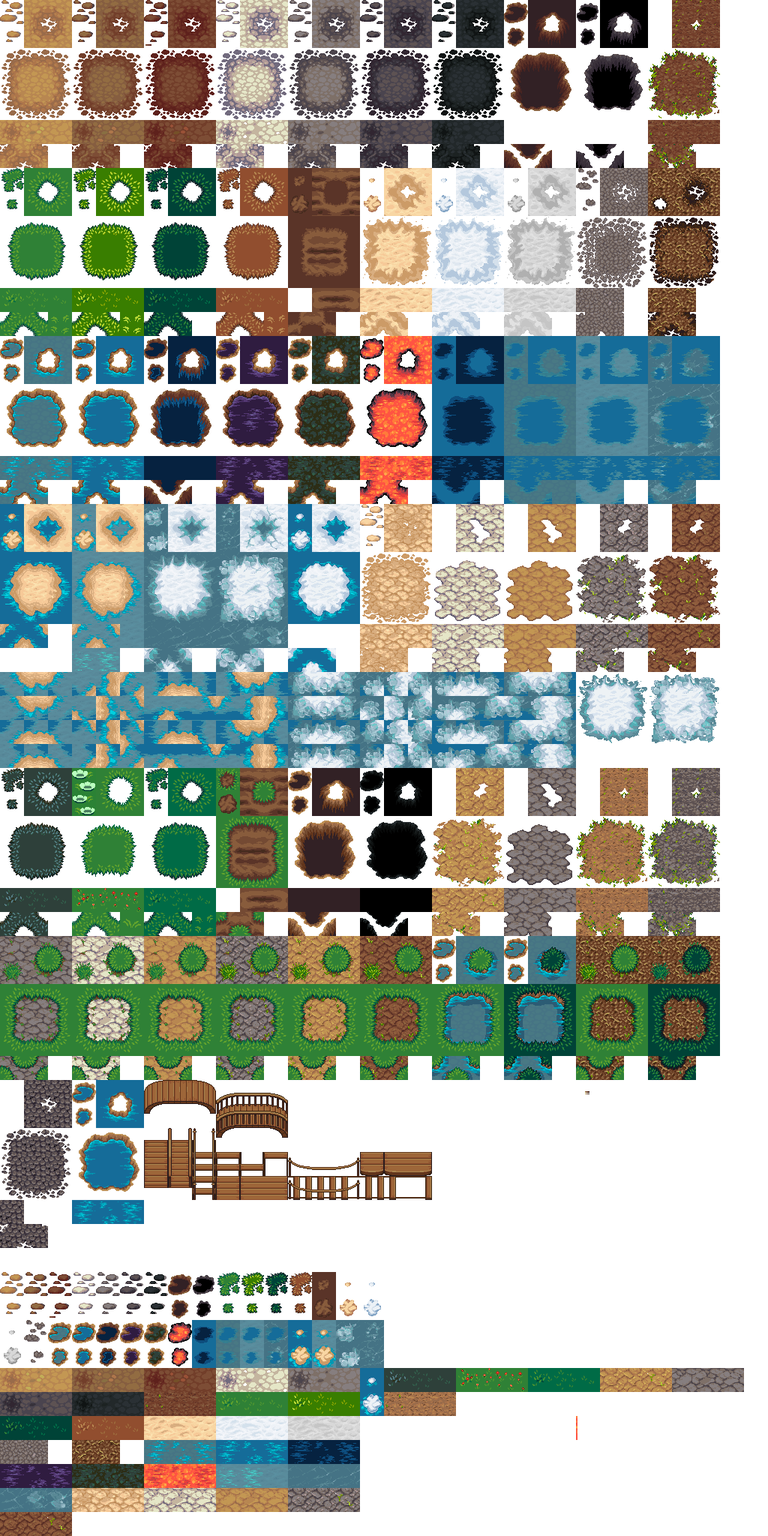
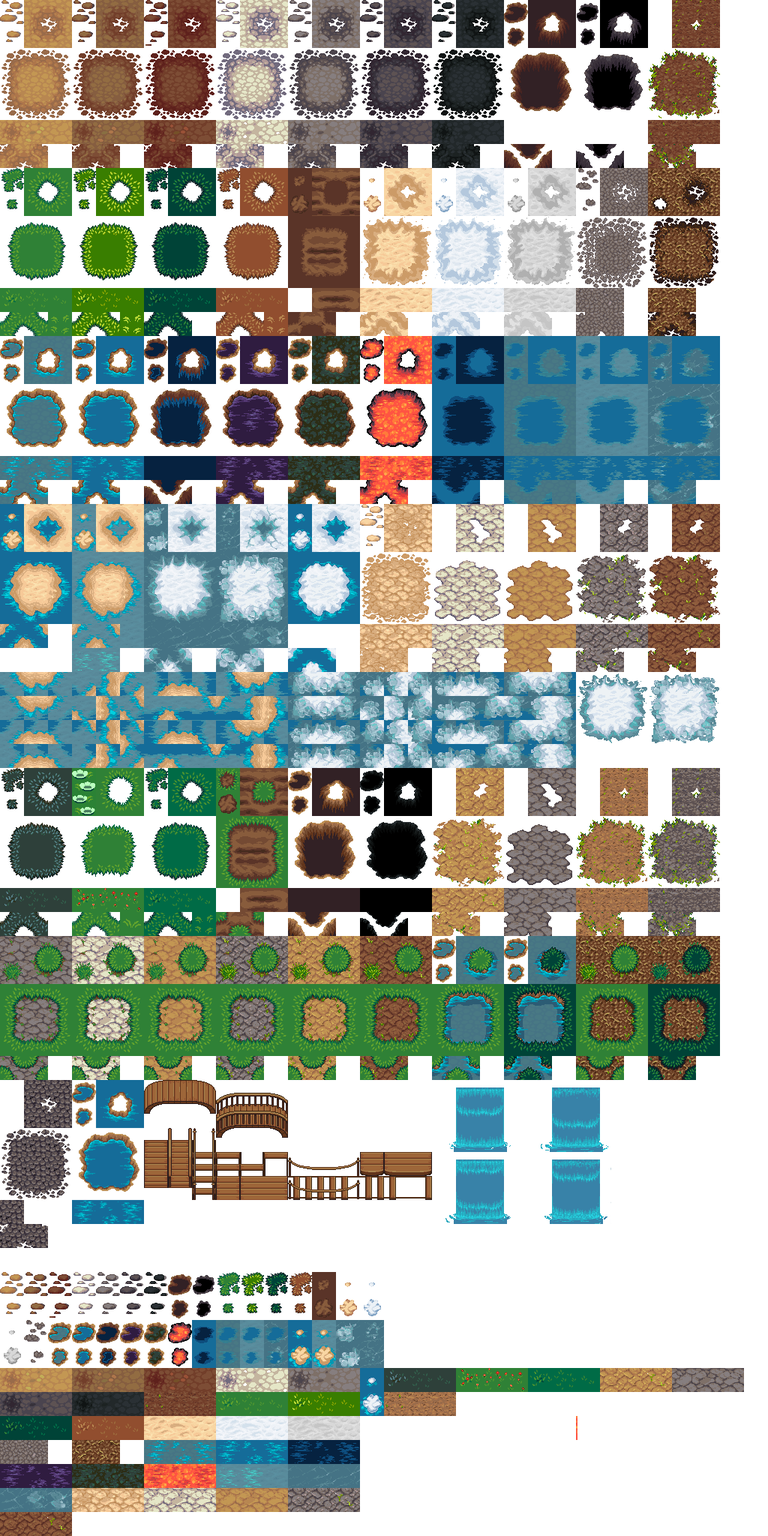
Comparing the layer stacks of the two 768px x 1536px images. Changes:
added layer "wateranimate2.png" (85%) above "Pasted Layer" over [445, 1087, 612, 1225]
painted on "terrain-v7.png" over [584, 1091, 590, 1095]
